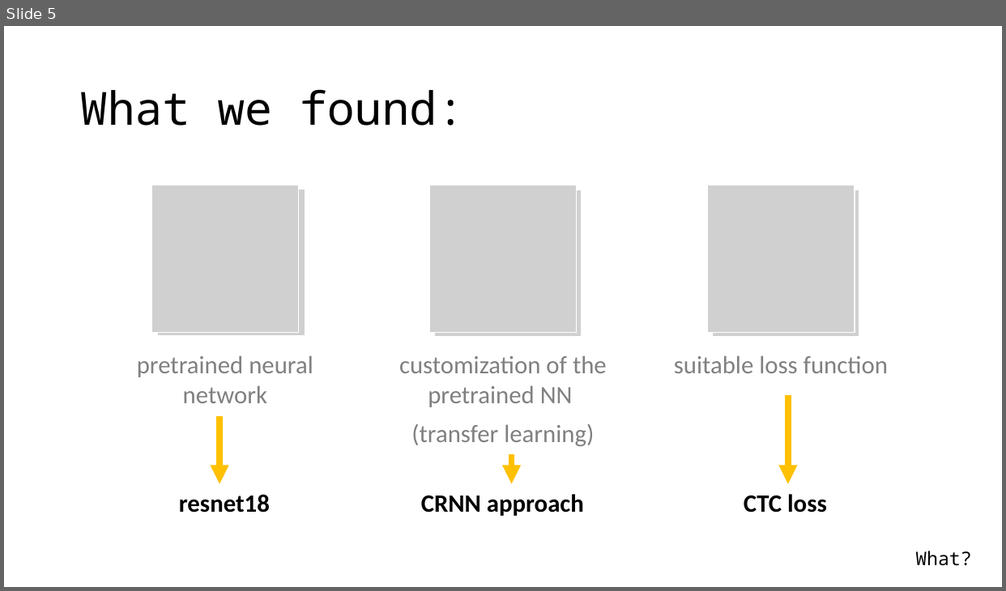
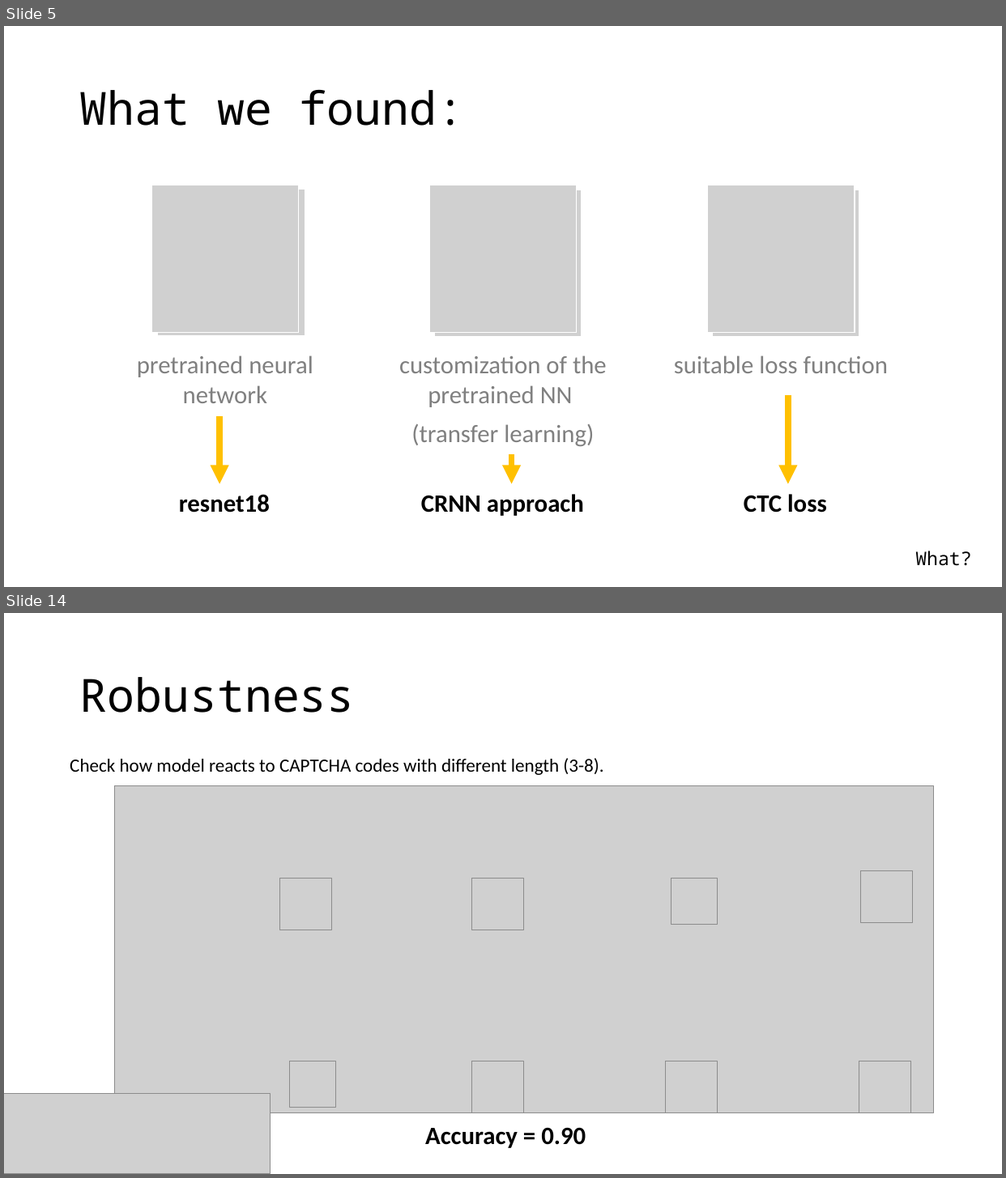
Before and after one commit to Strojove-uceni/final-projects-i_am_not_a_robot, a slide deck: presentation/Final_presentation_draft.pptx. Shown one above the other, each under a label of ours: slide 5 before the commit, slides 5 and 14 after it; the slides between them are not shown. The pictures are 1006x591 and 1006x1178 pixels, drawn with LibreOffice and Linux fonts; fonts in the diff are those of the drawing; grey boxes stand for pictures. Boxes give left, top, right and bottom in pixels: in the first picture for what was removed or moved away, otherwise in the second. Text is boxed around its words. In the diff, an @@ line names an element or a change of style, - is before the commit and + after.

```diff
--- a/presentation/Final_presentation_draft.pptx
+++ b/presentation/Final_presentation_draft.pptx
@@ slide 14 added at bbox=[4, 613, 1002, 1174], background #FFFFFF @@
@@ title added at bbox=[80, 677, 355, 713], 44 pt, text #000000 @@
+Robustness
@@ text added at bbox=[70, 758, 603, 775], 18 pt, text #000000 @@
+Check how model reacts to CAPTCHA codes with different length (3-8).
@@ picture added at bbox=[114, 786, 933, 1113] @@
@@ picture added at bbox=[279, 879, 331, 931] @@
@@ picture added at bbox=[472, 879, 523, 931] @@
@@ picture added at bbox=[671, 879, 718, 924] @@
@@ picture added at bbox=[860, 871, 912, 922] @@
@@ picture added at bbox=[290, 1062, 335, 1107] @@
@@ picture added at bbox=[472, 1062, 523, 1113] @@
@@ picture added at bbox=[666, 1062, 718, 1113] @@
@@ picture added at bbox=[859, 1062, 910, 1113] @@
@@ picture added at bbox=[4, 1093, 270, 1174] @@
@@ text added at bbox=[425, 1127, 586, 1148], 24 pt, text #000000, bold @@
+Accuracy = 0.90
```
Also in this commit, not shown: 4 slides changed, 7 other slides added, 4 slides removed.
